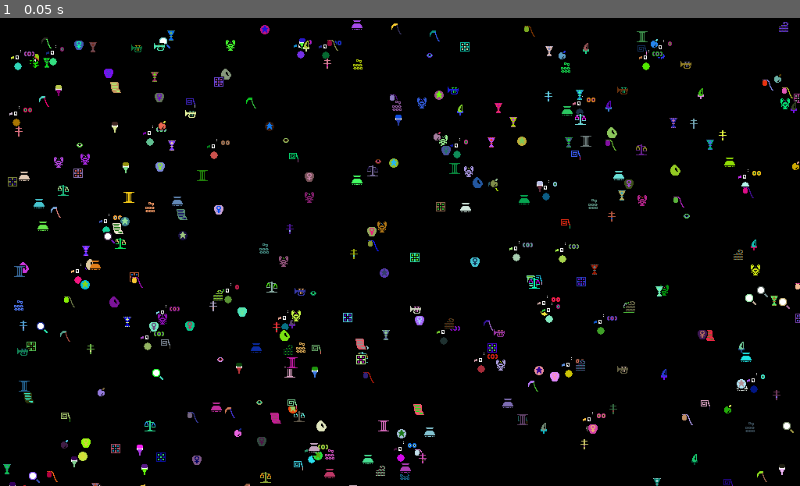
Above: before the commit, frame 1.
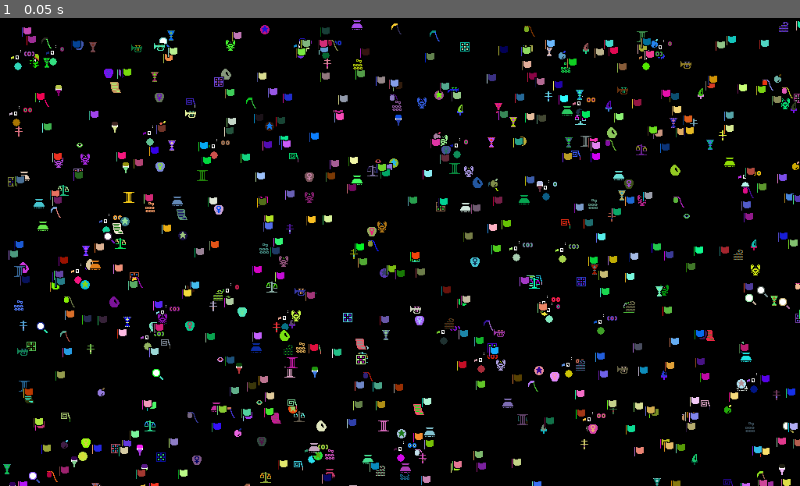
Above: after the commit, the same moment.

Repository: medmaster0/RogueCiv
Game: Godot game, scene res://DEBUGSCRATCHPAD.tscn
The game is run twice, just before and just after one commit, with the same random seed, the same clock (stepped at 60 frames per second) and the same inputs. This scene is started directly instead of the project's main scene.
Inputs:
- Up to frame 1 (0.05 s): no input

The runs differ from the first frame. In frame 1, 5.4% of the frame differs, in the area x 1-100%, y 0-100%.

Commit message:
Added some building item tiles

Diff:
--- a/DEBUGSCRATCHPAD.gd
+++ b/DEBUGSCRATCHPAD.gd
@@ -6,6 +6,7 @@
 
 export (PackedScene) var Pheasant
 export (PackedScene) var MajorArcWeapon
+export (PackedScene) var Item
 
 # Called when the node enters the scene tree for the first time.
 func _ready():
@@ -21,6 +22,12 @@
 		temp_weapon.position = Vector2(randi()%int(get_viewport().size.x), randi()%int(get_viewport().size.y))
 		add_child(temp_weapon)
 
+	for i in range(300):
+		var temp_item = Item.instance()
+		temp_item.position = Vector2(randi()%int(get_viewport().size.x), randi()%int(get_viewport().size.y))
+		add_child(temp_item)
+		temp_item.setTile(105)
+
 # Called every frame. 'delta' is the elapsed time since the previous frame.
 #func _process(delta):
 #	pass
--- a/DEBUGSCRATCHPAD.tscn
+++ b/DEBUGSCRATCHPAD.tscn
@@ -1,17 +1,19 @@
-[gd_scene load_steps=5 format=2]
+[gd_scene load_steps=6 format=2]
 
 [ext_resource path="res://DEBUGSCRATCHPAD.gd" type="Script" id=1]
 [ext_resource path="res://Scenes/Pheasant.tscn" type="PackedScene" id=2]
 [ext_resource path="res://Scenes/MajorArcWeapon.tscn" type="PackedScene" id=3]
-[ext_resource path="res://Scenes/Creature.tscn" type="PackedScene" id=4]
+[ext_resource path="res://Scenes/Item.tscn" type="PackedScene" id=4]
+[ext_resource path="res://Scenes/Creature.tscn" type="PackedScene" id=5]
 
 [node name="DebugScratch" type="Node2D"]
 script = ExtResource( 1 )
 Pheasant = ExtResource( 2 )
 MajorArcWeapon = ExtResource( 3 )
+Item = ExtResource( 4 )
 
 [node name="Pheasant" parent="." instance=ExtResource( 2 )]
 position = Vector2( 58.2222, 46.2222 )
 
-[node name="Creature" parent="." instance=ExtResource( 4 )]
+[node name="Creature" parent="." instance=ExtResource( 5 )]
 position = Vector2( 35.5556, 49.3333 )
--- a/Game.gd
+++ b/Game.gd
@@ -138,6 +138,11 @@
 
 	#DEBUG
 	var buliding_plot_map = BuildingGen.gen_building_plot_map()
+	print(map_width)
+	print(map_height)
+
+	#Create a building
+	BuildingGen.put_items_building_plot(self, 8,0,1)
 
 	pass
 
--- a/Scenes/Item.gd
+++ b/Scenes/Item.gd
@@ -8,6 +8,16 @@
 # 0 - WEED
 # 1 - STONE
 # 2 - LADDER
+# 3 - CAN
+# 4 - LADDER HOLE
+# 5 - FLAG
+######## BUILDING ITEMS
+# 101 - FLOOR
+# 102 - WALL
+# 103 - DOOR
+# 104 - LADDER (HOLE)
+# 105 - FLAG
+# 106 - DESK
 
 #LOAD UP ALL THE SPRITES>>>>
 
@@ -22,6 +32,19 @@
 var ladderHolePrim = preload("res://Tiles//scenery//ladderHolePrim.png")
 var flagPrim = preload("res://Tiles//scenery//flagPrim.png")
 var flagSeco = preload("res://Tiles//scenery//flagSeco.png")
+
+#Building Resources Load
+var floorPrim = preload("res://Tiles//scenery//adobePrim.png")
+var floorSeco = preload("res://Tiles//scenery//adobeSeco.png")
+var wallPrim = preload("res://Tiles//scenery//brickPrim.png")
+var wallSeco = preload("res://Tiles//scenery//brickSeco.png")
+var doorPrim = preload("res://Tiles//scenery//doorPrim.png")
+var doorSeco = preload("res://Tiles//scenery//doorSeco.png")
+#var ladderPrim
+#var flagPrim
+#var flagSeco
+
+
 
 #Class Variables
 var primColor
@@ -92,7 +115,7 @@
 			$Seco.texture = canSeco
 			$Tert.texture = null
 		4:
-			#LADDER HOLD
+			#LADDER HOLE
 			item_name = "ladder"
 			$Prim.texture = ladderHolePrim
 			$Seco.texture = null
@@ -103,6 +126,40 @@
 			$Prim.texture = flagPrim
 			$Seco.texture = flagSeco
 			$Tert.texture = null
+		######BUILDING SHIT
+		101:
+			#FLOOR
+			item_name = "floor"
+			$Prim.texture = floorPrim
+			$Seco.texture = floorSeco
+			$Tert.texture = null
+		102:
+			#WALL
+			item_name = "wall"
+			$Prim.texture = wallPrim
+			$Seco.texture = wallSeco
+			$Tert.texture = null
+		103:
+			#DOOR
+			item_name = "door"
+			$Prim.texture = doorPrim
+			$Seco.texture = doorSeco
+			$Tert.texture = null
+		104:
+			#LADDER HOLE
+			item_name = "ladder down"
+			$Prim.texture = ladderHolePrim
+			$Seco.texture = null
+			$Tert.texture = null
+		105:
+			#FLAG
+			item_name = "flag"
+			$Prim.texture = flagPrim
+			$Seco.texture = flagSeco
+			$Tert.texture = null
+
+
+
 
 # Called every frame. 'delta' is the elapsed time since the previous frame.
 #func _process(delta):
--- a/Scripts/BuildingGen.gd
+++ b/Scripts/BuildingGen.gd
@@ -1,4 +1,6 @@
 extends Node
+
+
 ######
 ######
 ##IMPORTANT NOTE: These building maps are accessed: var map[ROW][COL]
@@ -69,6 +71,8 @@
 		print(row)
 
 
+# UTILITY #######
+#
 #Will put a rectangle in the map
 # Input:
 # The in_map to be written to
@@ -84,3 +88,12 @@
 			in_map[x_coord + i][y_coord + j] = tile_index #set the tile
 
 	return(in_map)
+
+
+
+
+##Function that puts the building items in a Main Game Scene
+# The game_scene will put the items as children
+# But will also keep track of them in map_items[][][] 3D indexed arrays
+func put_items_building_plot(game_scene, x_coord, y_coord, z_coord):
+	var Item = load("res://Scenes//Item.tscn") #Used as a template for making items
Binary file added: Tiles/scenery/doorPrim.png
Not shown, added: Tiles/scenery/doorPrim.png.import
Binary file added: Tiles/scenery/doorSeco.png
Not shown, added: Tiles/scenery/doorSeco.png.import
